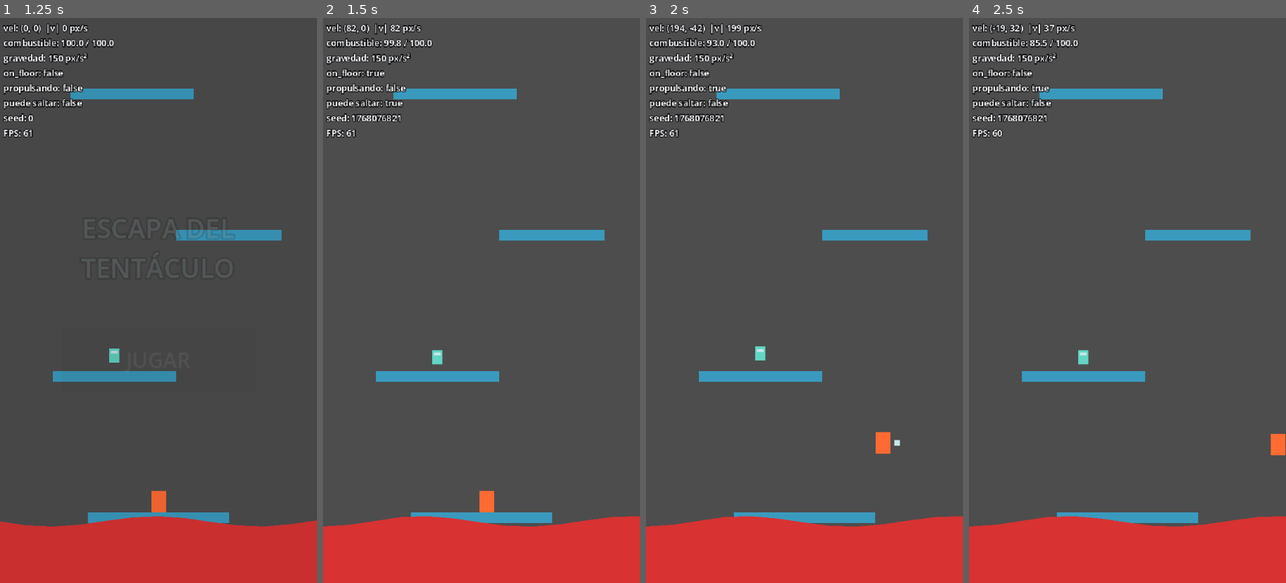
Above: before the commit, frames 1-4 (left to right).
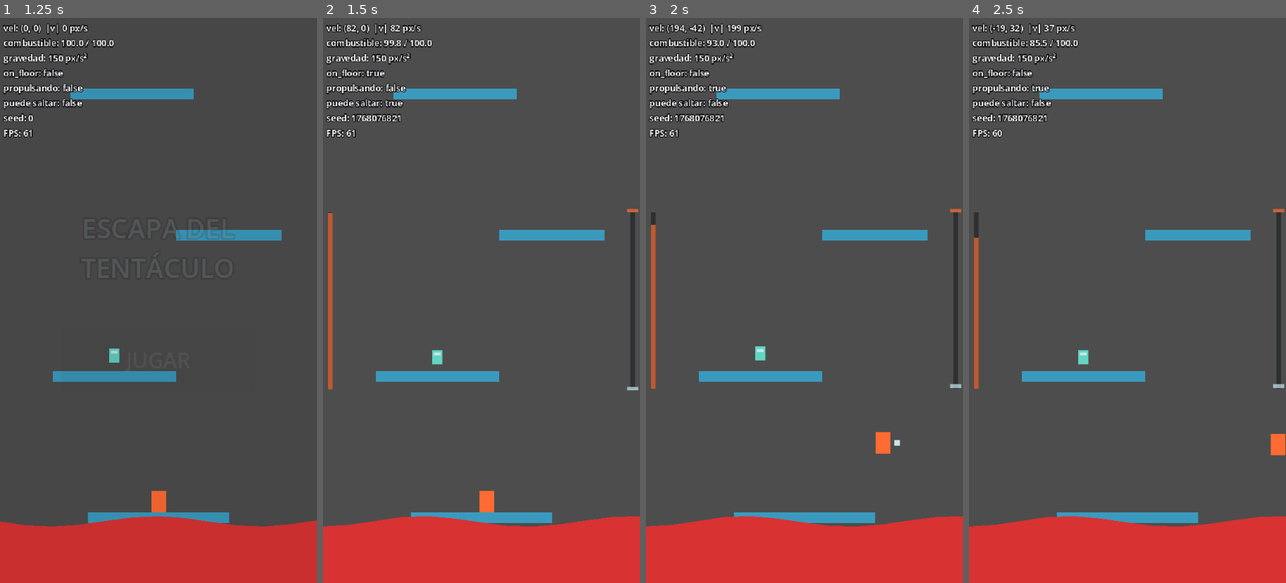
Above: after the commit, the same moments.

Repository: lucantarellis/escapa-del-tentaculo
Game: Godot game, scene res://scenes/main/Main.tscn
Same seed, same stepped clock (60 frames per second), same inputs: the game is played once before the commit and once after it.
Inputs:
- Up to frame 1 (1.25 s): click "JUGAR" at 0.5 s
- Up to frame 2 (1.5 s): hold D (move_right) from 1.28 s (still down)
- Up to frame 3 (2 s): keep holding D (move_right); tap Space (jump) at 1.52 s
- Up to frame 4 (2.5 s): keep holding D (move_right); tap Space (jump) at 2.27 s

Frame 1 is identical in both runs. In frame 2, 0.9% of the frame differs, in the area x 1-100%, y 33-66%; in frame 3, 0.9%; in frame 4, 0.9%.

Commit message:
paso8b: HUD mínimo de combustible y progreso
Co-Authored-By: Claude Sonnet 5 <noreply@anthropic.com>
Claude-Session: https://claude.ai/code/session_01DpYwAygwKNoQ5yAPBYp2Wm

Diff:
--- a/scenes/levels/Level.tscn
+++ b/scenes/levels/Level.tscn
@@ -7,6 +7,7 @@
 [ext_resource type="Script" path="res://scripts/levels/level_builder.gd" id="6_builder"]
 [ext_resource type="Resource" path="res://resources/configs/level_config.tres" id="7_levelcfg"]
 [ext_resource type="Script" path="res://scripts/levels/level_controller.gd" id="5_controller"]
+[ext_resource type="PackedScene" path="res://scenes/ui/Hud.tscn" id="20_hud"]
 
 [node name="Level" type="Node2D"]
 script = ExtResource("5_controller")
@@ -27,6 +28,9 @@
 [node name="DebugOverlay" parent="." node_paths=PackedStringArray("player") instance=ExtResource("2_overlay")]
 player = NodePath("../Player")
 
+[node name="Hud" parent="." node_paths=PackedStringArray("player") instance=ExtResource("20_hud")]
+player = NodePath("../Player")
+
 [node name="CaughtLayer" type="CanvasLayer" parent="."]
 layer = 90
 
--- a/scenes/levels/sandbox.tscn
+++ b/scenes/levels/sandbox.tscn
@@ -12,6 +12,7 @@
 [ext_resource type="Resource" path="res://resources/configs/pulse_trap_offset_config.tres" id="10_trap_cfg"]
 [ext_resource type="PackedScene" path="res://scenes/pickups/FuelTank.tscn" id="11_tank"]
 [ext_resource type="PackedScene" path="res://scenes/goal/Door.tscn" id="12_door"]
+[ext_resource type="PackedScene" path="res://scenes/ui/Hud.tscn" id="20_hud"]
 
 [node name="Sandbox" type="Node2D"]
 script = ExtResource("5_controller")
@@ -26,6 +27,9 @@
 camera = NodePath("../ScrollCamera")
 
 [node name="DebugOverlay" parent="." node_paths=PackedStringArray("player") instance=ExtResource("2_overlay")]
+player = NodePath("../Player")
+
+[node name="Hud" parent="." node_paths=PackedStringArray("player") instance=ExtResource("20_hud")]
 player = NodePath("../Player")
 
 [node name="CaughtLayer" type="CanvasLayer" parent="."]
--- /dev/null
+++ b/scenes/ui/Hud.tscn
@@ -0,0 +1,22 @@
+[gd_scene format=3]
+
+[ext_resource type="Script" path="res://scripts/ui/hud.gd" id="1_hud"]
+
+[node name="Hud" type="CanvasLayer"]
+layer = 80
+script = ExtResource("1_hud")
+
+[node name="FuelTrack" type="ColorRect" parent="."]
+mouse_filter = 2
+
+[node name="FuelFill" type="ColorRect" parent="."]
+mouse_filter = 2
+
+[node name="ProgressTrack" type="ColorRect" parent="."]
+mouse_filter = 2
+
+[node name="GoalMark" type="ColorRect" parent="."]
+mouse_filter = 2
+
+[node name="ProgressMarker" type="ColorRect" parent="."]
+mouse_filter = 2
--- a/scripts/levels/level_controller.gd
+++ b/scripts/levels/level_controller.gd
@@ -33,6 +33,7 @@
 @onready var _builder: LevelBuilder = get_node_or_null("LevelBuilder") as LevelBuilder
 @onready var _message_label: Label = $CaughtLayer/CaughtLabel
 @onready var _debug_overlay: Node = get_node_or_null("DebugOverlay")
+@onready var _hud: Hud = get_node_or_null("Hud") as Hud
 
 var _run_seed: int = 0
 var _started: bool = false
@@ -52,6 +53,9 @@
 	else:
 		door.player_reached.connect(GameManager.notify_goal_reached)
 	_player.died.connect(GameManager.notify_player_died)
+	if _hud != null and door != null:
+		# El progreso va de la Y del jugador en el spawn a la Y de la puerta.
+		_hud.set_progress_range(_player.global_position.y, door.global_position.y)
 	GameManager.state_changed.connect(_on_state_changed)
 	_run_seed = run_seed
 	if autostart:
@@ -61,6 +65,9 @@
 		process_mode = Node.PROCESS_MODE_DISABLED
 		if _debug_overlay != null:
 			_debug_overlay.process_mode = Node.PROCESS_MODE_ALWAYS
+		# El HUD no se muestra en el título: aparece en `begin()`.
+		if _hud != null:
+			_hud.visible = false
 
 
 ## Empieza la partida: reanuda el nivel si estaba en pausa (ver [member autostart]) y avisa al
@@ -72,6 +79,8 @@
 	process_mode = Node.PROCESS_MODE_INHERIT
 	if _debug_overlay != null:
 		_debug_overlay.process_mode = Node.PROCESS_MODE_INHERIT
+	if _hud != null:
+		_hud.visible = true
 	GameManager.start_run(_run_seed)
 
 
--- /dev/null
+++ b/scripts/ui/hud.gd
@@ -0,0 +1,131 @@
+class_name Hud
+extends CanvasLayer
+## HUD mínimo de solo lectura: barra de combustible y progreso del nivel.
+##
+## - **Combustible:** barra vertical fina pegada al borde izquierdo. Sigue a
+##   [signal Player.fuel_changed]; es naranja con combustible y roja cuando se vacía
+##   ([signal Player.fuel_depleted] / [signal Player.fuel_refilled]), como el cuerpo del jugador.
+## - **Progreso:** línea vertical fina pegada al borde derecho con un marcador que sube desde el
+##   spawn (0 %) hasta la puerta (100 %, marca naranja arriba). Se calcula con la Y del jugador
+##   entre [method set_progress_range]'s `start_y` y `end_y`, acotado a 0..1.
+##
+## No modifica el juego. Sin números ni etiquetas. Todos los valores son visuales.
+## Ver `docs/mecanicas/hud.md`.
+
+## Color de la barra con combustible (naranja de meta/jugador). Solo visual.
+const FUEL_COLOR: Color = Color("FF6B32")
+## Color de la barra sin combustible (rojo letal, igual que el jugador vacío). Solo visual.
+const EMPTY_COLOR: Color = Color("D83232")
+## Color del marcador de progreso (blanco azulado de detalles). Solo visual.
+const MARKER_COLOR: Color = Color("C8E7EA")
+## Color de la marca de la puerta (naranja de meta). Solo visual.
+const GOAL_COLOR: Color = Color("FF6B32")
+## Color del fondo de las barras. Solo visual.
+const TRACK_COLOR: Color = Color(0.0196, 0.0235, 0.0353, 1.0)
+## Opacidad general del HUD (0..1). Solo visual.
+const HUD_ALPHA: float = 0.7
+## Opacidad del fondo de las barras respecto de [constant HUD_ALPHA]. Solo visual.
+const TRACK_ALPHA_FACTOR: float = 0.6
+## Ancho de las barras (px). Solo visual.
+const BAR_WIDTH: float = 5.0
+## Alto de las barras (px). Solo visual.
+const BAR_HEIGHT: float = 200.0
+## Separación al borde de la pantalla (px). Solo visual.
+const EDGE_MARGIN: float = 6.0
+## Tamaño del marcador de progreso y de la marca de la puerta (px). Solo visual.
+const MARKER_SIZE: Vector2 = Vector2(13.0, 4.0)
+## Viewport lógico del juego (px). Estructural: coincide con `project.godot` (360×640).
+const VIEWPORT_SIZE: Vector2 = Vector2(360.0, 640.0)
+
+## Jugador a observar. Se asigna desde la escena que instancia el HUD.
+@export var player: Player
+
+var _start_y: float = 0.0
+var _end_y: float = 0.0
+var _top: float = 0.0
+var _fuel_ratio: float = 1.0
+
+@onready var _fuel_track: ColorRect = $FuelTrack
+@onready var _fuel_fill: ColorRect = $FuelFill
+@onready var _progress_track: ColorRect = $ProgressTrack
+@onready var _goal_mark: ColorRect = $GoalMark
+@onready var _marker: ColorRect = $ProgressMarker
+
+
+func _ready() -> void:
+	_top = (VIEWPORT_SIZE.y - BAR_HEIGHT) * 0.5
+	var track_color: Color = Color(TRACK_COLOR, HUD_ALPHA * TRACK_ALPHA_FACTOR)
+	_fuel_track.color = track_color
+	_fuel_track.position = Vector2(EDGE_MARGIN, _top)
+	_fuel_track.size = Vector2(BAR_WIDTH, BAR_HEIGHT)
+	_fuel_fill.position = _fuel_track.position
+	_progress_track.color = track_color
+	_progress_track.size = Vector2(BAR_WIDTH, BAR_HEIGHT)
+	_progress_track.position = Vector2(VIEWPORT_SIZE.x - EDGE_MARGIN - BAR_WIDTH, _top)
+	var center_x: float = _progress_track.position.x + BAR_WIDTH * 0.5
+	_goal_mark.color = Color(GOAL_COLOR, HUD_ALPHA)
+	_goal_mark.size = MARKER_SIZE
+	_goal_mark.position = Vector2(center_x - MARKER_SIZE.x * 0.5, _top - MARKER_SIZE.y)
+	_marker.color = Color(MARKER_COLOR, HUD_ALPHA)
+	_marker.size = MARKER_SIZE
+	if player == null:
+		push_error("Hud: falta asignar 'player'.")
+		return
+	player.fuel_changed.connect(_on_fuel_changed)
+	player.fuel_depleted.connect(_on_fuel_state_changed)
+	player.fuel_refilled.connect(_on_fuel_state_changed)
+	_fuel_ratio = player.get_fuel_ratio()
+	_refresh_fuel()
+	_refresh_progress()
+
+
+func _process(_delta: float) -> void:
+	_refresh_progress()
+
+
+## Fija el rango del progreso: [param start_y] es la Y global del spawn (0 %) y [param end_y]
+## la Y global de la puerta (100 %). La llama el nivel tras armarse.
+func set_progress_range(start_y: float, end_y: float) -> void:
+	_start_y = start_y
+	_end_y = end_y
+	_refresh_progress()
+
+
+## Devuelve el progreso actual (0..1) según la Y del jugador. 0 si el rango no es válido.
+func get_progress() -> float:
+	if player == null or _start_y - _end_y <= 0.0:
+		return 0.0
+	return clampf((_start_y - player.global_position.y) / (_start_y - _end_y), 0.0, 1.0)
+
+
+## Devuelve la proporción de combustible mostrada (0..1).
+func get_fuel_ratio() -> float:
+	return _fuel_ratio
+
+
+## Devuelve el color actual de la barra de combustible.
+func get_fuel_color() -> Color:
+	return _fuel_fill.color
+
+
+func _on_fuel_changed(current: float, maximum: float) -> void:
+	_fuel_ratio = current / maximum if maximum > 0.0 else 0.0
+	_refresh_fuel()
+
+
+func _on_fuel_state_changed() -> void:
+	_refresh_fuel()
+
+
+func _refresh_fuel() -> void:
+	var empty: bool = player.is_fuel_empty()
+	_fuel_fill.color = Color(EMPTY_COLOR if empty else FUEL_COLOR, HUD_ALPHA)
+	var height: float = BAR_HEIGHT * clampf(_fuel_ratio, 0.0, 1.0)
+	_fuel_fill.size = Vector2(BAR_WIDTH, height)
+	# La barra crece hacia arriba desde la base.
+	_fuel_fill.position = Vector2(EDGE_MARGIN, _top + BAR_HEIGHT - height)
+
+
+func _refresh_progress() -> void:
+	var y: float = _top + BAR_HEIGHT * (1.0 - get_progress()) - MARKER_SIZE.y * 0.5
+	_marker.position = Vector2(_progress_track.position.x + BAR_WIDTH * 0.5 - MARKER_SIZE.x * 0.5, y)
Not shown, added: scripts/ui/hud.gd.uid
Not shown, changed: README.md
Not shown, changed: docs/ARQUITECTURA.md
Not shown, changed: docs/ROADMAP.md
Not shown, added: docs/mecanicas/hud.md
